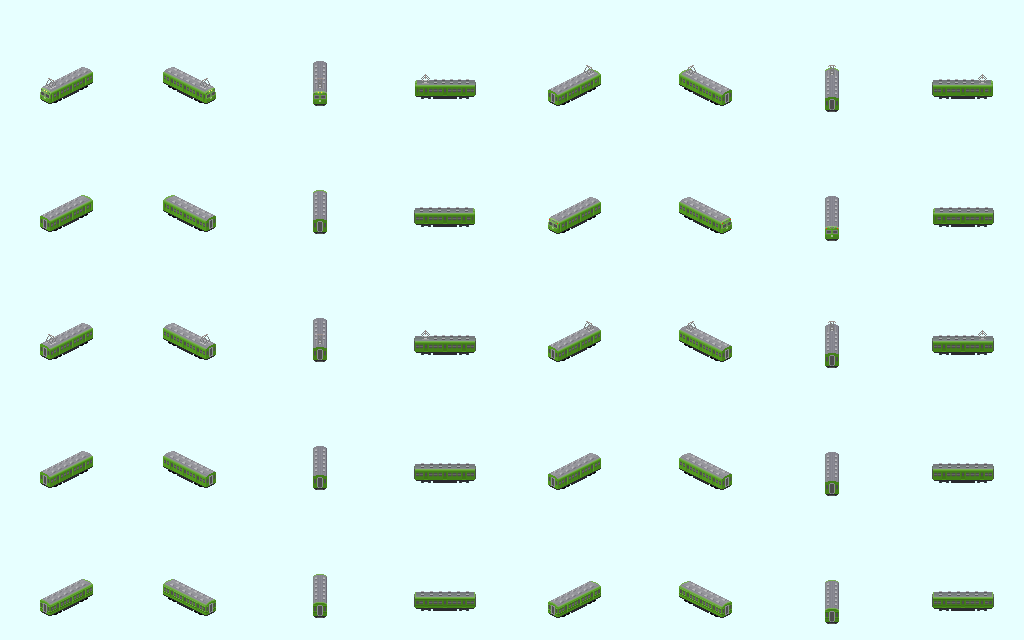
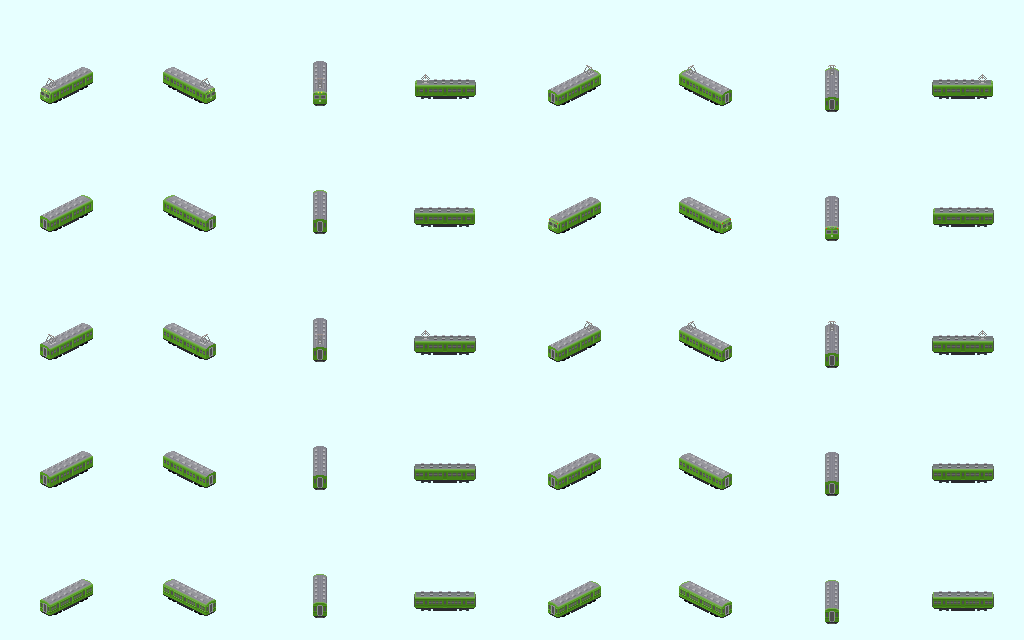
Two versions of the same layered image (1024 x 640). Layer-by-layer changes:
painted on "レイヤー 6" over 51, 590, 992, 613
